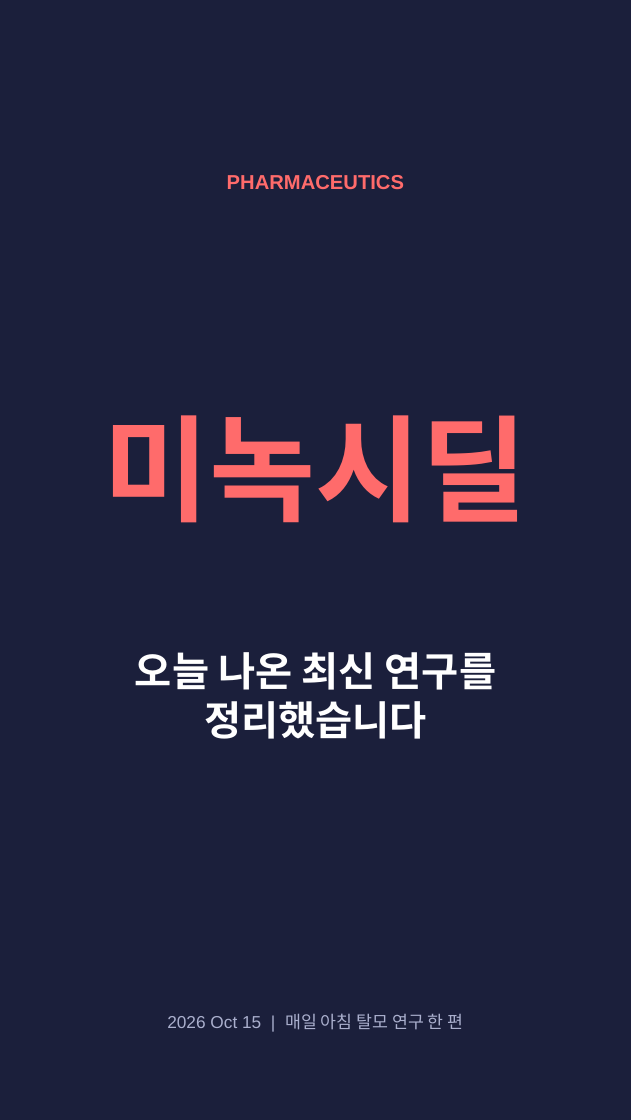
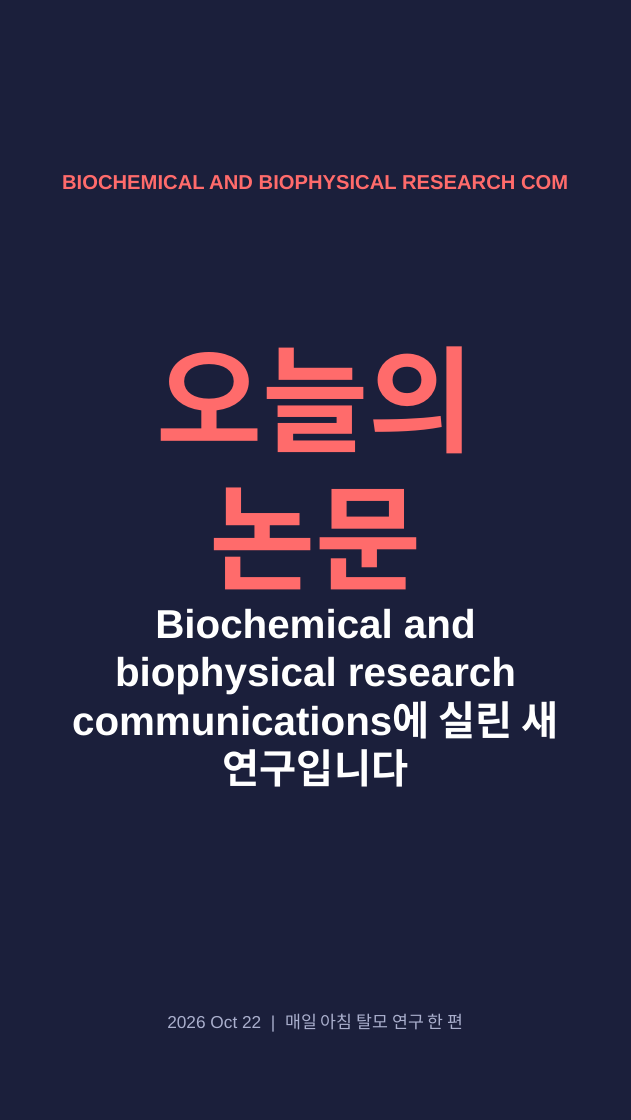
Before and after one commit to hyokang2010-BJ-ANTH/product-builder-test, a slide deck: slide 1 of pwa/data/latest/slides.pptx. Drawn at 631x1120 pixels with LibreOffice and Linux fonts; fonts in the diff are those of the drawing. Boxes give left, top, right and bottom in pixels: in the first picture for what was removed or moved away, otherwise in the second. Text is boxed around its words. In the diff, an @@ line names an element or a change of style, - is before the commit and + after.

```diff
--- a/pwa/data/latest/slides.pptx
+++ b/pwa/data/latest/slides.pptx
@@ text at (62, 175, 568, 190): text changed @@
-PHARMACEUTICS
+BIOCHEMICAL AND BIOPHYSICAL RESEARCH COM
@@ text at (156, 346, 474, 610): text changed @@
-미녹시딜
+오늘의 논문
@@ text at (72, 608, 559, 787): text changed @@
-오늘 나온 최신 연구를 정리했습니다
+Biochemical and biophysical research communications에 실린 새 연구입니다
@@ text at (167, 1013, 464, 1030): text changed @@
-2026 Oct 15 | 매일 아침 탈모 연구 한 편
+2026 Oct 22 | 매일 아침 탈모 연구 한 편
```
Also in this commit, not shown: 1 other slide changed, 5 slides added, 7 slides removed, 27 other files.
